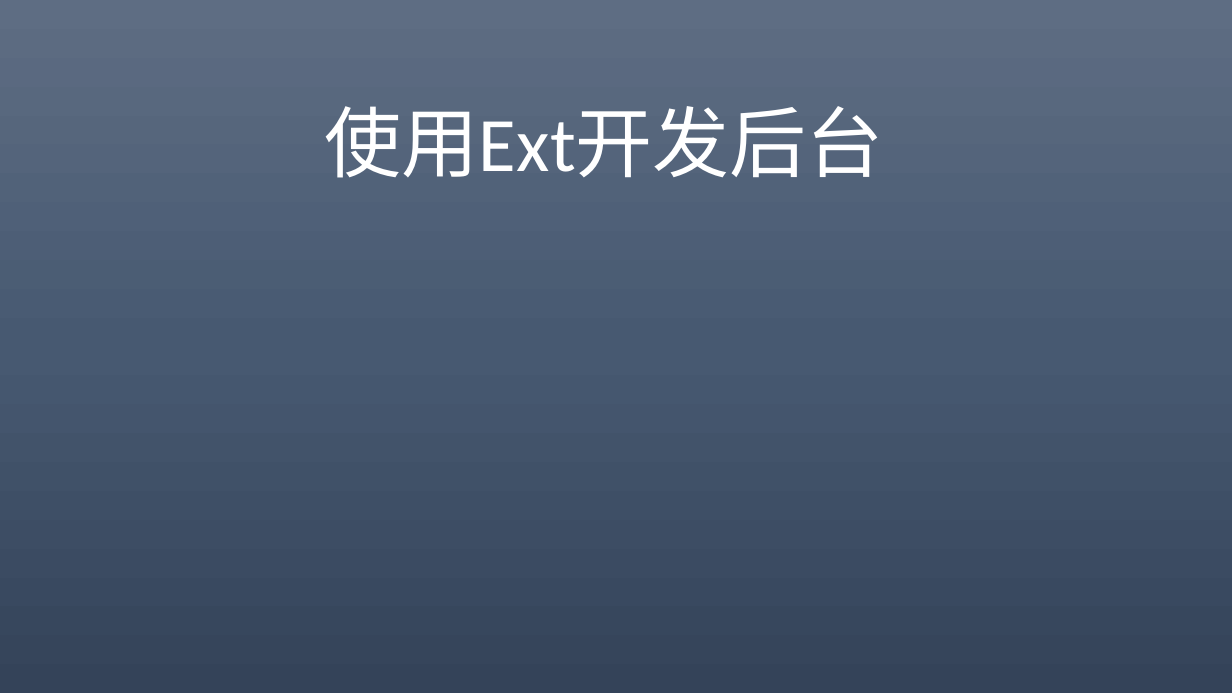
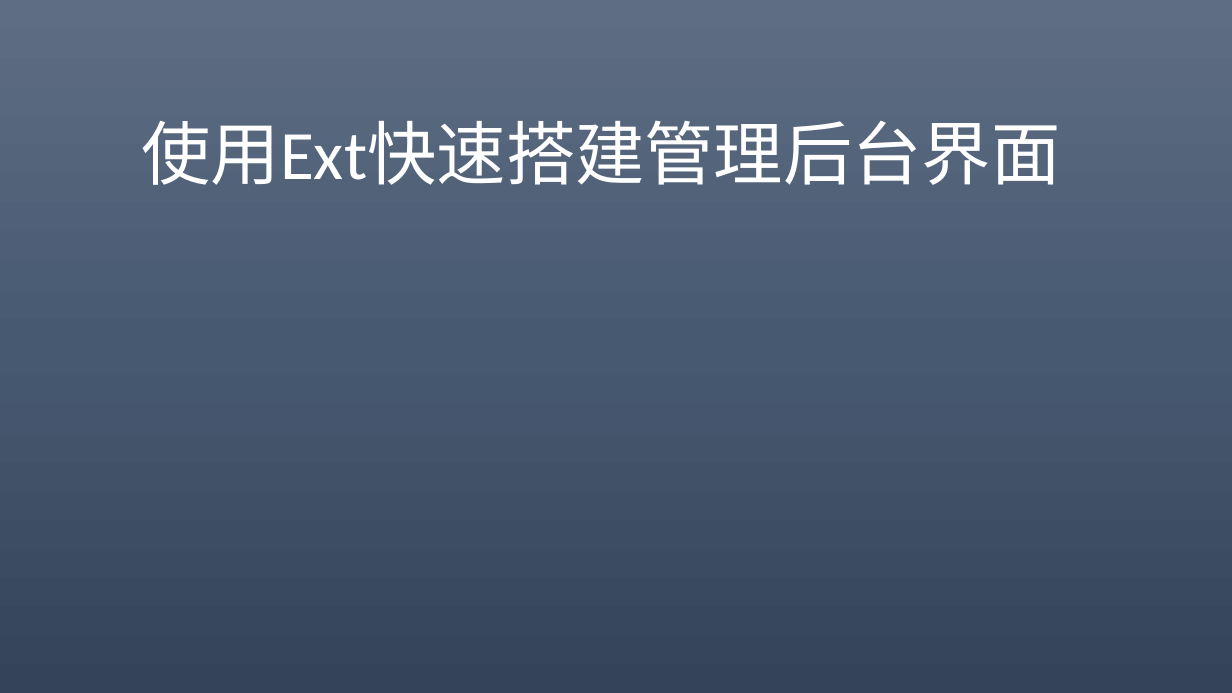
Before and after one commit to 369857519/AlgorithmPractise, a slide deck: slide 1 of eXT.pptx. Drawn at 1232x693 pixels with LibreOffice and Linux fonts; fonts in the diff are those of the drawing. Boxes give left, top, right and bottom in pixels: in the first picture for what was removed or moved away, otherwise in the second. Text is boxed around its words. In the diff, an @@ line names an element or a change of style, - is before the commit and + after.

```diff
--- a/eXT.pptx
+++ b/eXT.pptx
@@ title at bbox=[142, 120, 1061, 185]: text changed; size 60 to 54 pt @@
-使用Ext开发后台
+使用Ext快速搭建管理后台界面
```
Also in this commit, not shown: 6 other slides changed, 14 slides added, 11 slides removed, 10 other files.
